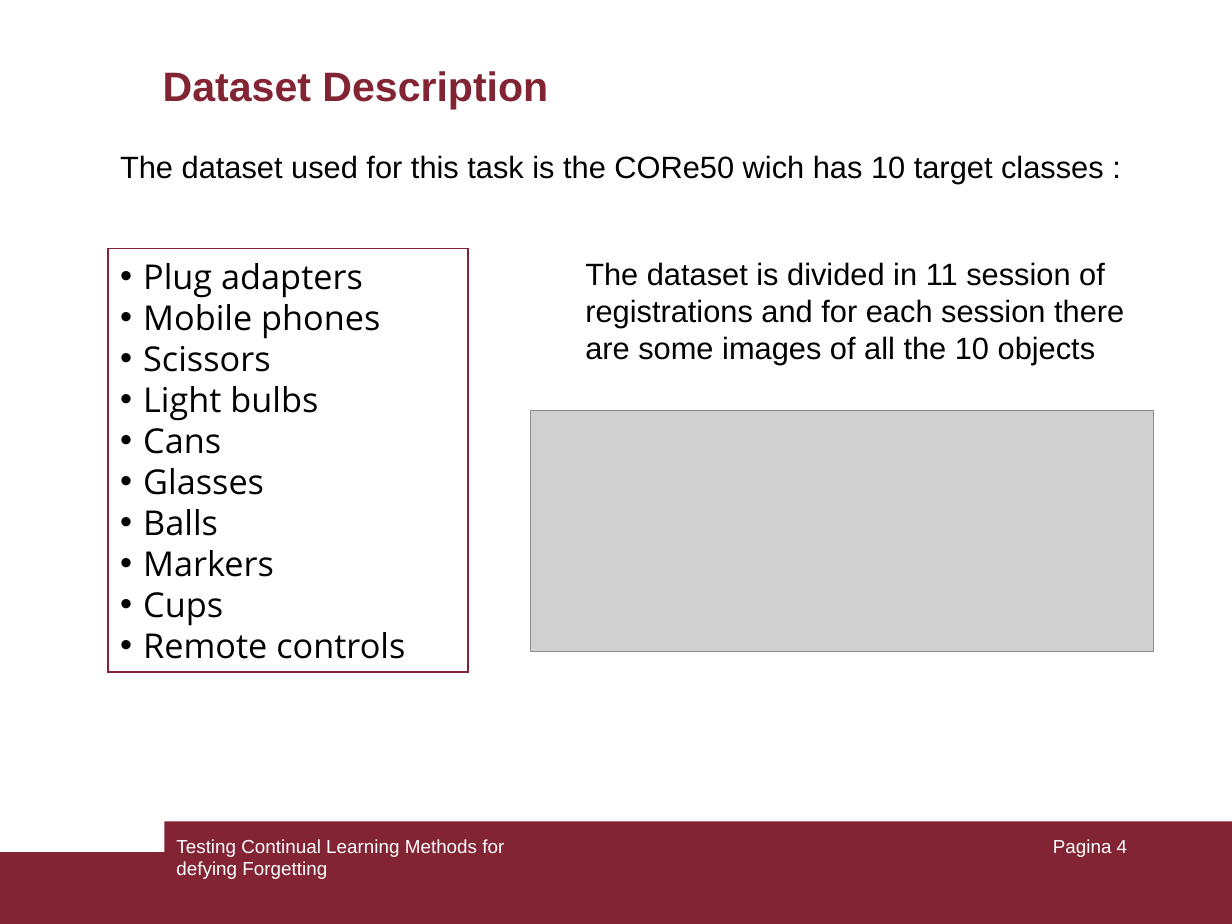
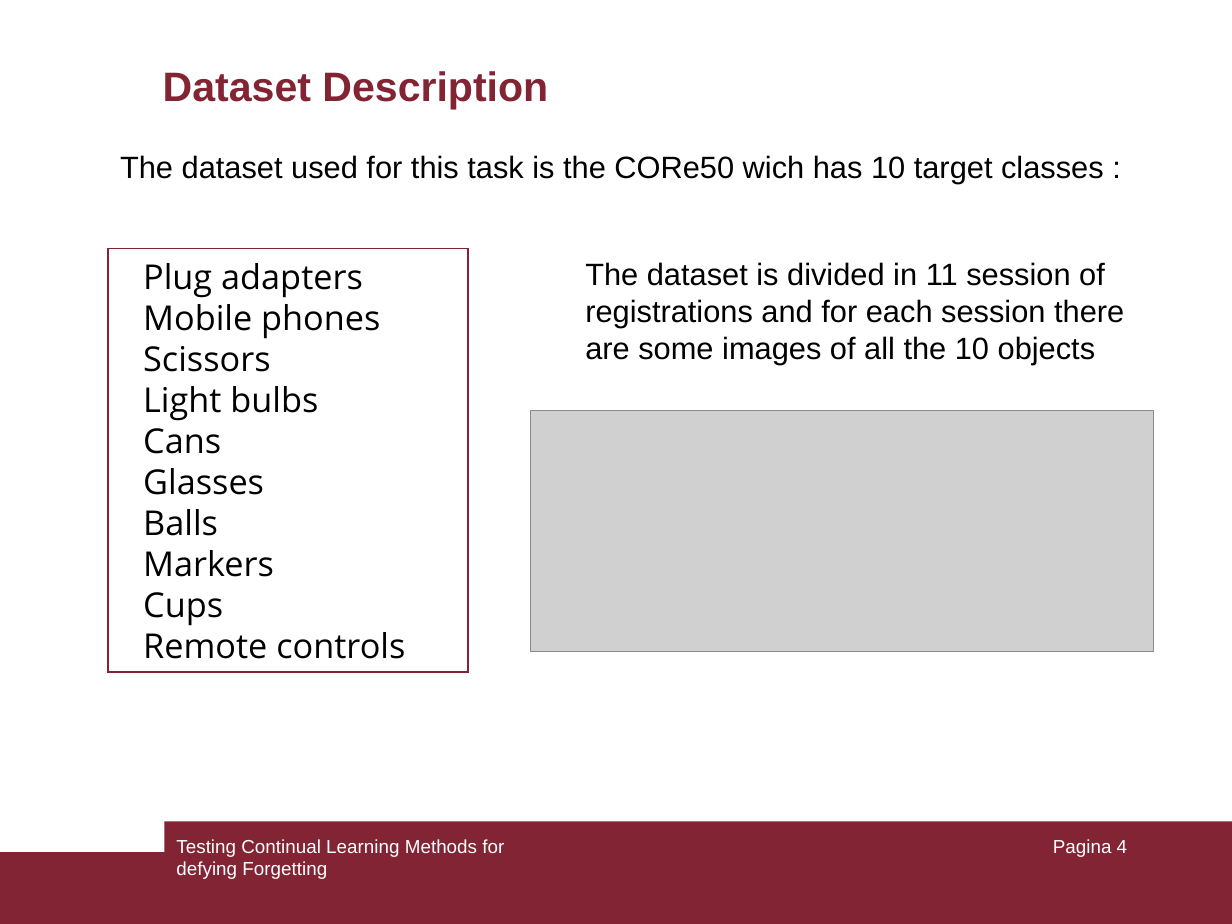
Before and after one commit to giacomotelloli/ContinualLearning, a slide deck: slide 4 of PresPrj.ppt. Drawn at 1232x924 pixels with LibreOffice and Linux fonts; fonts in the diff are those of the drawing; grey boxes stand for pictures. Boxes give left, top, right and bottom in pixels: in the first picture for what was removed or moved away, otherwise in the second. Text is boxed around its words. In the diff, an @@ line names an element or a change of style, - is before the commit and + after.

```diff
--- a/PresPrj.ppt
+++ b/PresPrj.ppt
@@ rectangle "Plug adapters" at (108, 249, 468, 673): bullet colour #000000 to #FFFFFF @@
```
Also in this commit, not shown: 2 other slides changed, 5 slides added, 2 slides removed, 17 other files.
